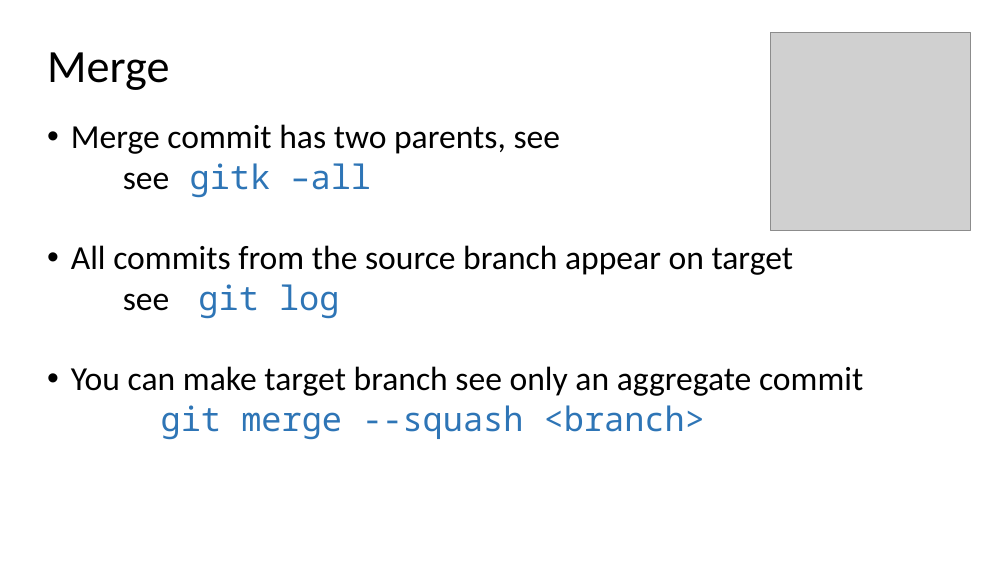
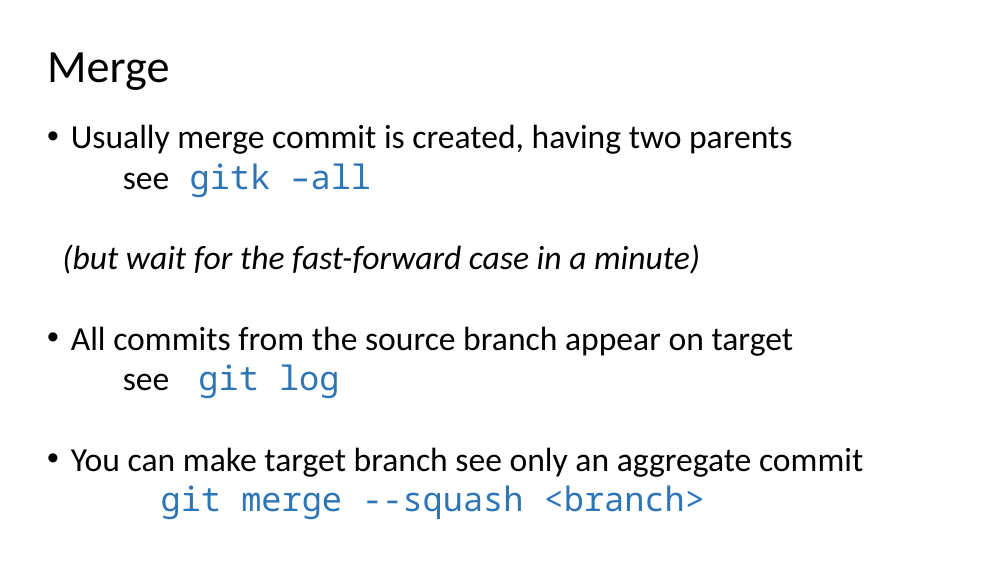
Before and after one commit to ogvolkov/git-101, a slide deck: slide 22 of git101.pptx (slide 21 before the commit). Drawn at 1008x567 pixels with LibreOffice and Linux fonts; fonts in the diff are those of the drawing; grey boxes stand for pictures. Boxes give left, top, right and bottom in pixels: in the first picture for what was removed or moved away, otherwise in the second. Text is boxed around its words. In the diff, an @@ line names an element or a change of style, - is before the commit and + after.

Commit message:
Merges

```diff
--- a/git101.pptx
+++ b/git101.pptx
@@ picture removed at [771, 33, 971, 231] @@
@@ text at [71, 124, 792, 154]: text changed @@
-• Merge commit has two parents, see
+• Usually merge commit is created, having two parents
@@ text at [62, 244, 700, 274]: paragraph added @@
+(but wait for the fast-forward case in a minute)
```
Also in this commit, not shown: 4 other slides changed, 7 slides added, 1 slide removed.
